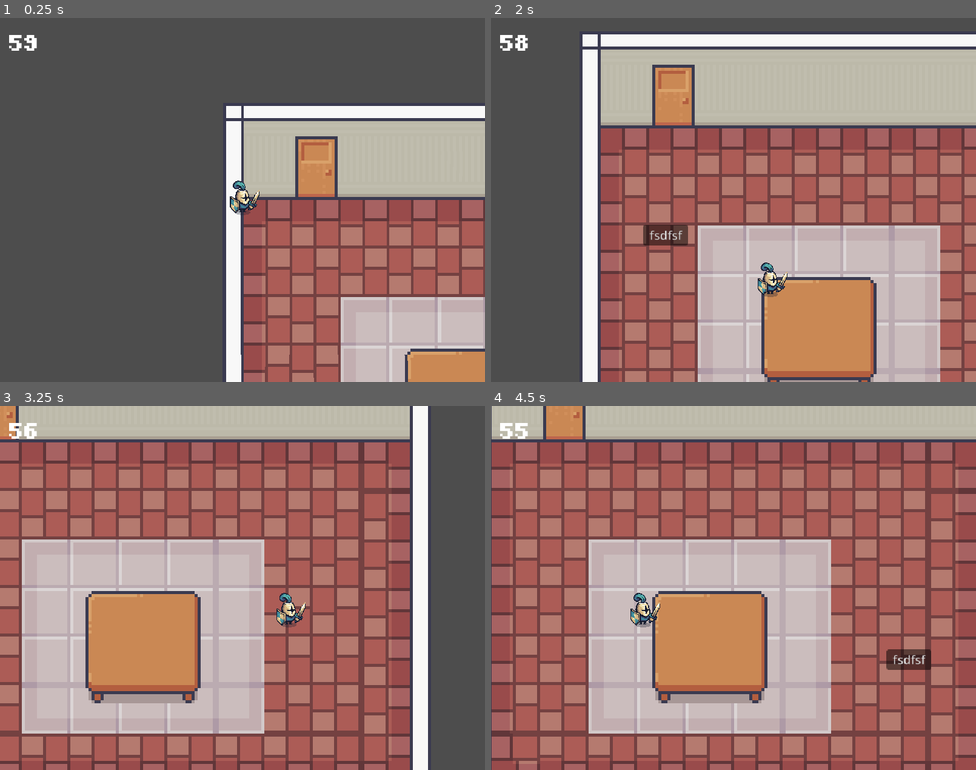
Above: before the commit, frames 1-4 (two rows, left to right).
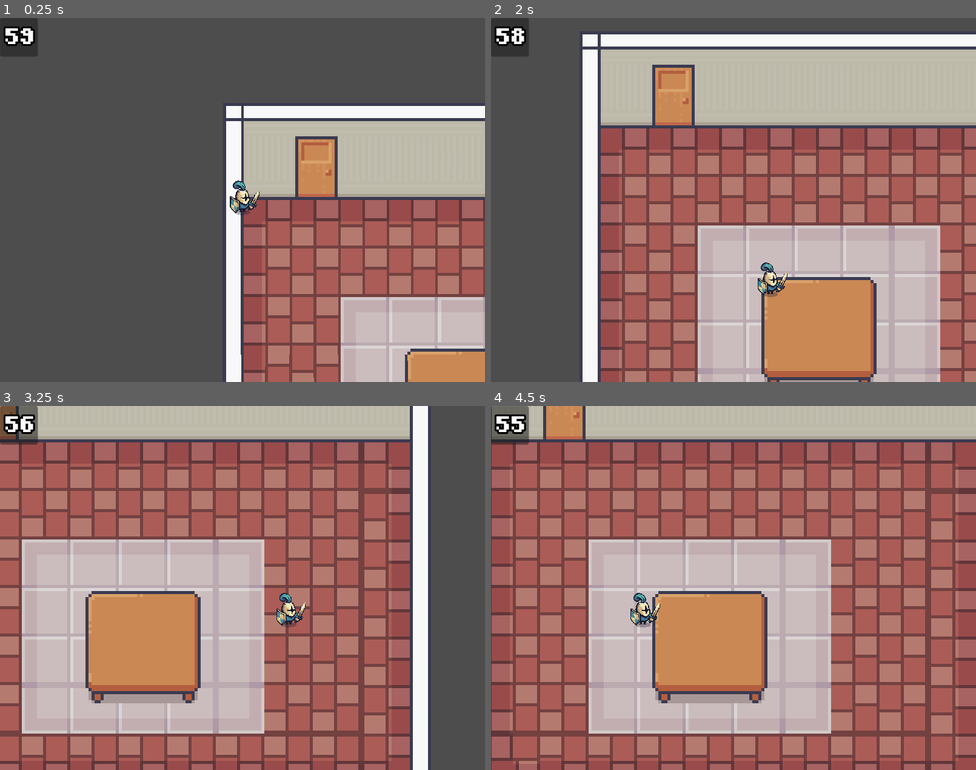
Above: after the commit, the same moments.

Repository: arek-e/DTJ3
Game: Godot game, scene res://root.tscn
Two runs of this game, one before a commit and one after it. Both use one fixed random seed, a clock stepped at 60 frames per second and the inputs below.
Inputs (mouse positions are in pixels of both pictures, inside the frame that each line leads up to):
- Up to frame 1 (0.25 s): no input
- Up to frame 2 (2 s): tap Enter (ui_accept) at 0.5, 0.77, 1.52 s; move the mouse to (840, 181) at 0.52 s; hold D (right) 0.53-1.28 s; hold F 0.53-1.28 s; click (840, 181) at 0.67 s; move the mouse to (636, 218) at 1.27 s; hold S (down) from 1.28 s (still down); tap Space at 1.35 s
- Up to frame 3 (3.25 s): move the mouse to (291, 507) at 2.02 s; release S (down) at 2.03 s; hold D (right) 2.03-2.78 s; hold F 2.03-2.78 s; move the mouse to (218, 660) at 2.77 s; hold Up (ui_up) from 2.78 s (still down); tap Space at 2.85 s; click (218, 660) at 2.92 s; tap Enter (ui_accept) at 3.02 s
- Up to frame 4 (4.5 s): move the mouse to (879, 642) at 3.52 s; release Up (ui_up) at 3.53 s; hold F 3.53-4.28 s; hold A (left) from 3.53 s (still down); tap Enter (ui_accept) at 3.77 s; move the mouse to (588, 533) at 4.27 s; tap Space at 4.35 s

The runs differ from the first frame. In frame 1, 0.8% of the frame differs, in the area x 0-8%, y 0-11%; in frame 2, 1.3%; in frame 3, 0.8%; in frame 4, 1.3%, in the area x 0-91%, y 0-73%.

Commit message:
added outline and background

Diff:
--- a/scenes/countdown_scene.tscn
+++ b/scenes/countdown_scene.tscn
@@ -12,19 +12,27 @@
 grow_horizontal = 2
 grow_vertical = 2
 size_flags_vertical = 4
-tooltip_text = "fsdfsf"
 script = ExtResource("1_iuiyf")
 
 [node name="CountdownTimer" type="Timer" parent="."]
 wait_time = 60.0
 one_shot = true
 
-[node name="Time" type="Label" parent="."]
+[node name="BackgroundPanel" type="Panel" parent="."]
+self_modulate = Color(1, 1, 1, 0.858824)
+layout_mode = 0
+offset_right = 50.0
+offset_bottom = 51.0
+
+[node name="Time" type="Label" parent="BackgroundPanel"]
 layout_mode = 1
-offset_left = 12.0
-offset_top = 9.0
-offset_right = 52.0
-offset_bottom = 50.0
+offset_left = 7.0
+offset_right = 47.0
+offset_bottom = 41.0
+theme_override_colors/font_outline_color = Color(0, 0, 0, 1)
+theme_override_constants/outline_size = 10
 theme_override_fonts/font = ExtResource("2_bdmjm")
 theme_override_font_sizes/font_size = 30
 text = "00"
+
+[connection signal="timeout" from="CountdownTimer" to="." method="_on_countdown_timer_timeout"]
--- a/scripts/Countdown.gd
+++ b/scripts/Countdown.gd
@@ -23,4 +23,9 @@
 
 func update_timer_label():
 	var seconds = int(time_left) % 60
-	$Time.text = str(seconds)
+	var label = get_node("BackgroundPanel/Time")
+	label.text = str(seconds)
+
+
+func _on_countdown_timer_timeout():
+	print("Placeholder")
Not shown, added: addons/.DS_Store
